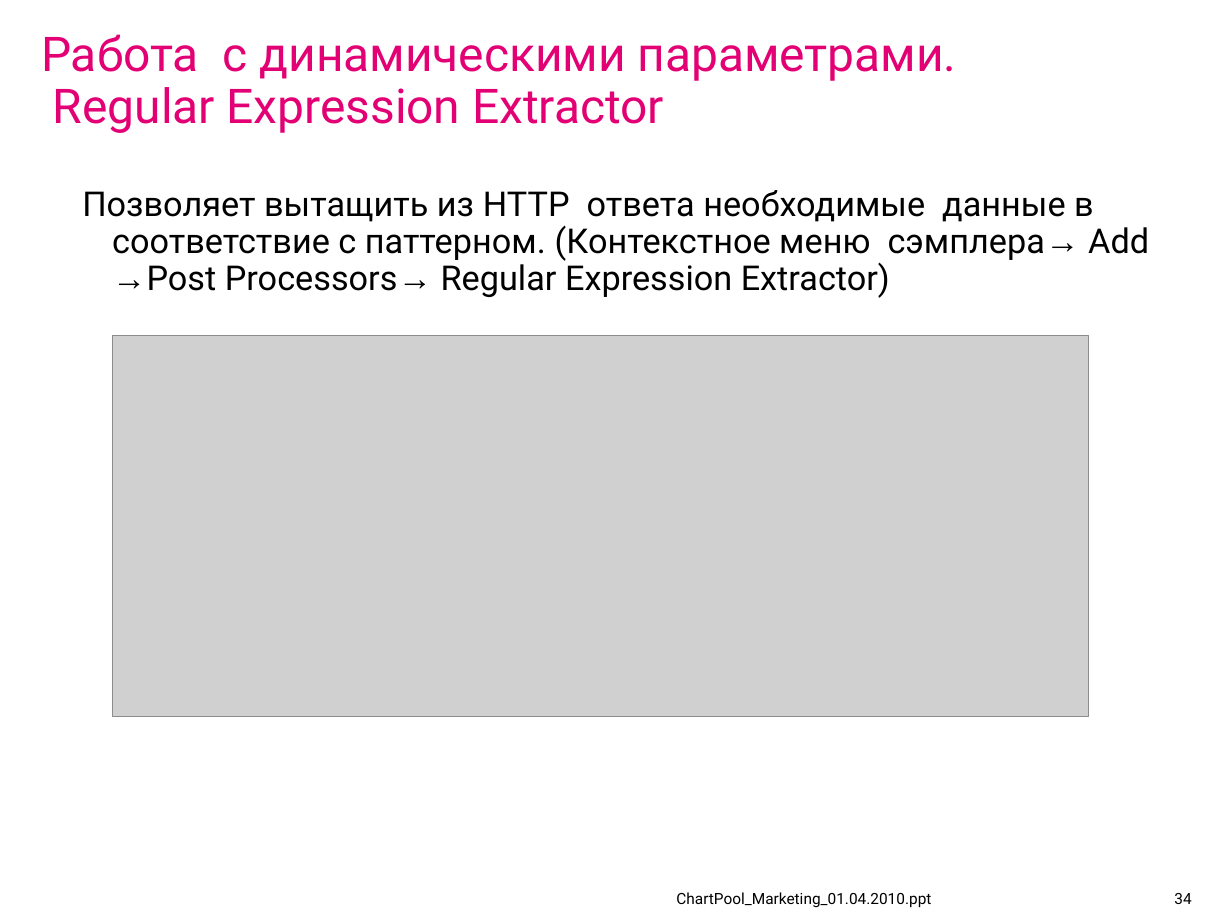
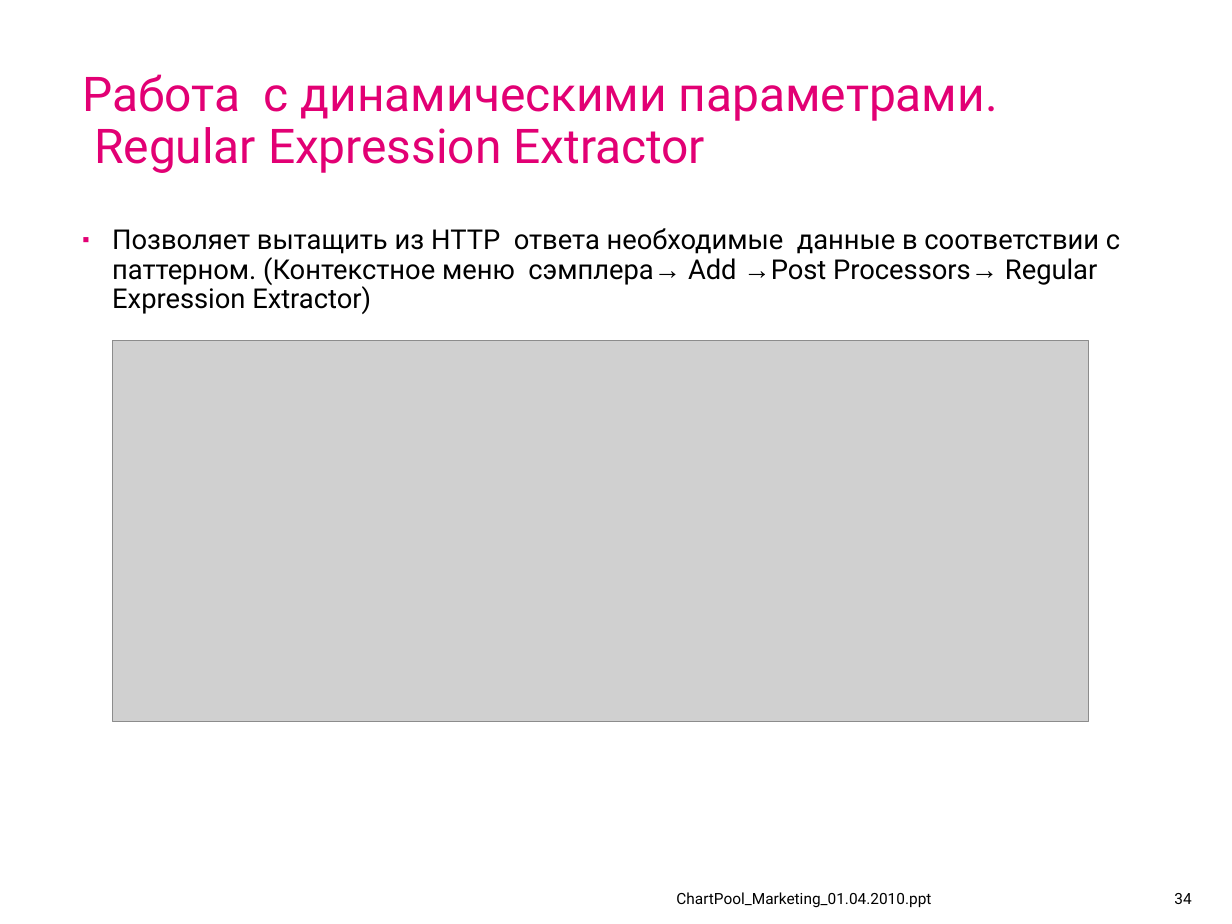
Before and after one commit to IvanCS/JMeterAvtoTestingDemo, a slide deck: slide 34 of documents/presentation.ppt. Drawn at 1232x924 pixels with LibreOffice and Linux fonts; fonts in the diff are those of the drawing; grey boxes stand for pictures; background and template pictures are left out. Boxes give left, top, right and bottom in pixels: in the first picture for what was removed or moved away, otherwise in the second. Text is boxed around its words. In the diff, an @@ line names an element or a change of style, - is before the commit and + after.

```diff
--- a/documents/presentation.ppt
+++ b/documents/presentation.ppt
@@ title "Работа c динамическими параметрами. Regular ...": place and size @@
-title "Работа c динамическими параметрами. Regular ..." at [41, 34, 957, 133]
+title "Работа c динамическими параметрами. Regular ..." at [82, 74, 998, 173]
@@ text at [112, 228, 1120, 314]: text changed; size 20 to 16 pt @@
-Позволяет вытащить из HTTP ответа необходимые данные в соответствие с паттерном. (Контекстное меню сэмплера→ Add →Post Processors→ Regular Expression Extractor)
+▪ Позволяет вытащить из HTTP ответа необходимые данные в соответствии с паттерном. (Контекстное меню сэмплера→ Add →Post Processors→ Regular Expression Extractor)
@@ picture: place and size @@
-picture at [112, 335, 1088, 717]
+picture at [112, 340, 1088, 722]
```
Also in this commit, not shown: 41 other slides changed, 6 slides added, 5 slides removed, 3 other files.
